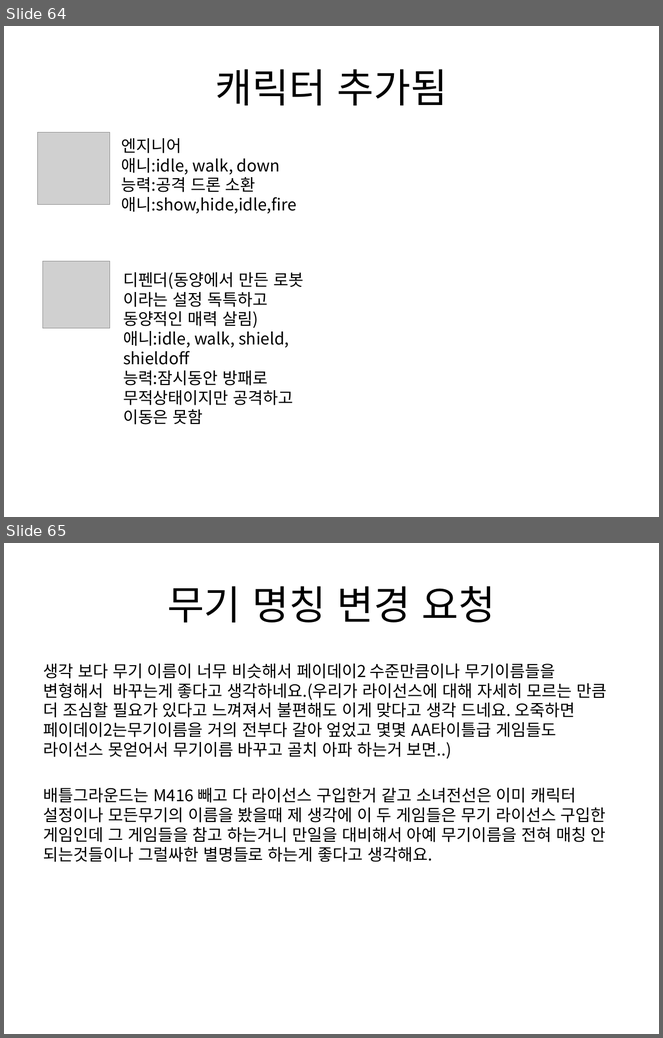
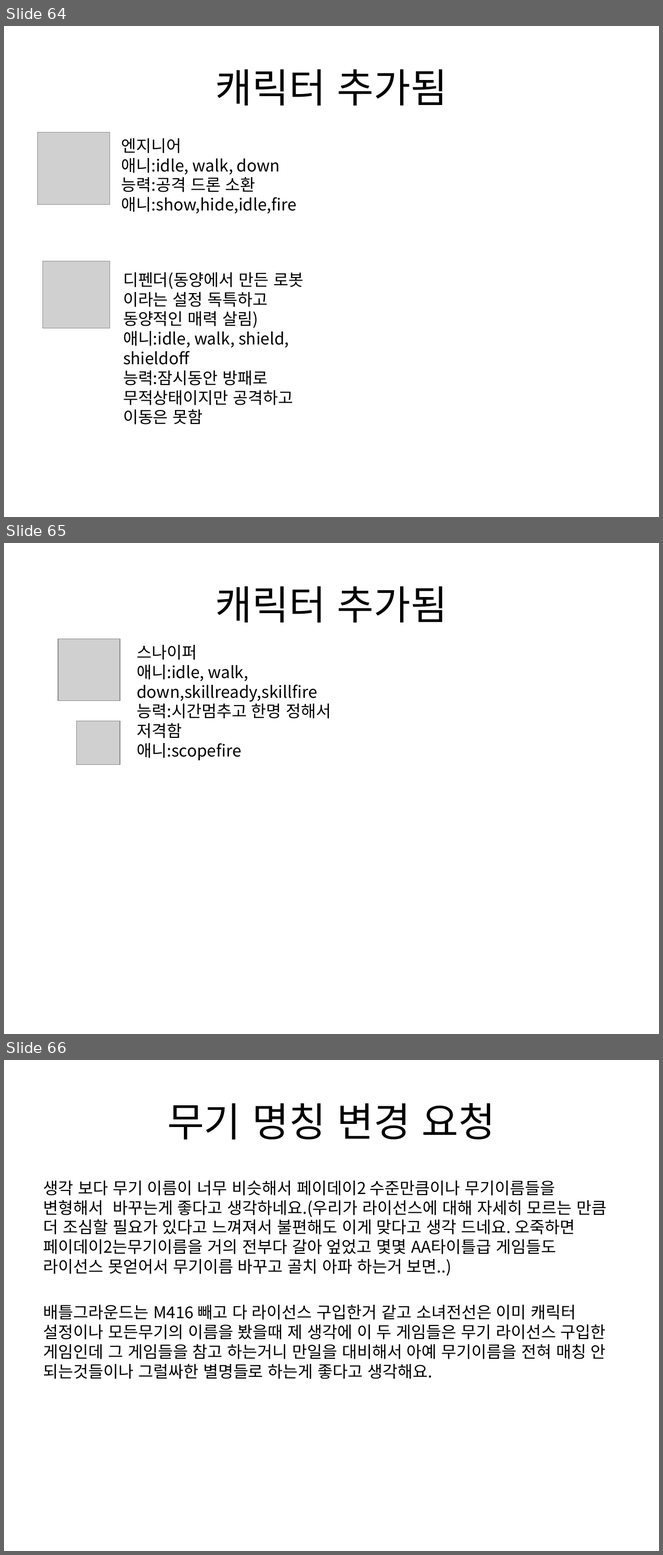
Before and after one commit to gkdlgndpdu/EscapeJail, a slide deck: EscapeJail/Assets/기획/스테이지1기획.pptx. Shown one above the other, each under a label of ours: slides 64 and 65 before the commit, slides 64, 65 and 66 after it. The pictures are 663x1038 and 663x1555 pixels, drawn with LibreOffice and Linux fonts; fonts in the diff are those of the drawing; grey boxes stand for pictures. Boxes give left, top, right and bottom in pixels: in the first picture for what was removed or moved away, otherwise in the second. Text is boxed around its words. In the diff, an @@ line names an element or a change of style, - is before the commit and + after.

Commit message:
스나이퍼 캐릭터 ppt에 추가

```diff
--- a/EscapeJail/Assets/기획/스테이지1기획.pptx
+++ b/EscapeJail/Assets/기획/스테이지1기획.pptx
@@ slide 65 added at bbox=[4, 543, 659, 1034], background #FFFFFF @@
@@ title added at bbox=[215, 586, 448, 623], 44 pt, text #000000 @@
+캐릭터 추가됨
@@ picture added at bbox=[59, 639, 120, 701] @@
@@ text added at bbox=[137, 645, 332, 761], 18 pt, text #000000 @@
+스나이퍼
+애니:idle, walk, down,skillready,skillfire
+능력:시간멈추고 한명 정해서 저격함
+애니:scopefire
@@ picture added at bbox=[76, 721, 120, 765] @@
@@ what was slide 65 is now slide 66 @@
```
